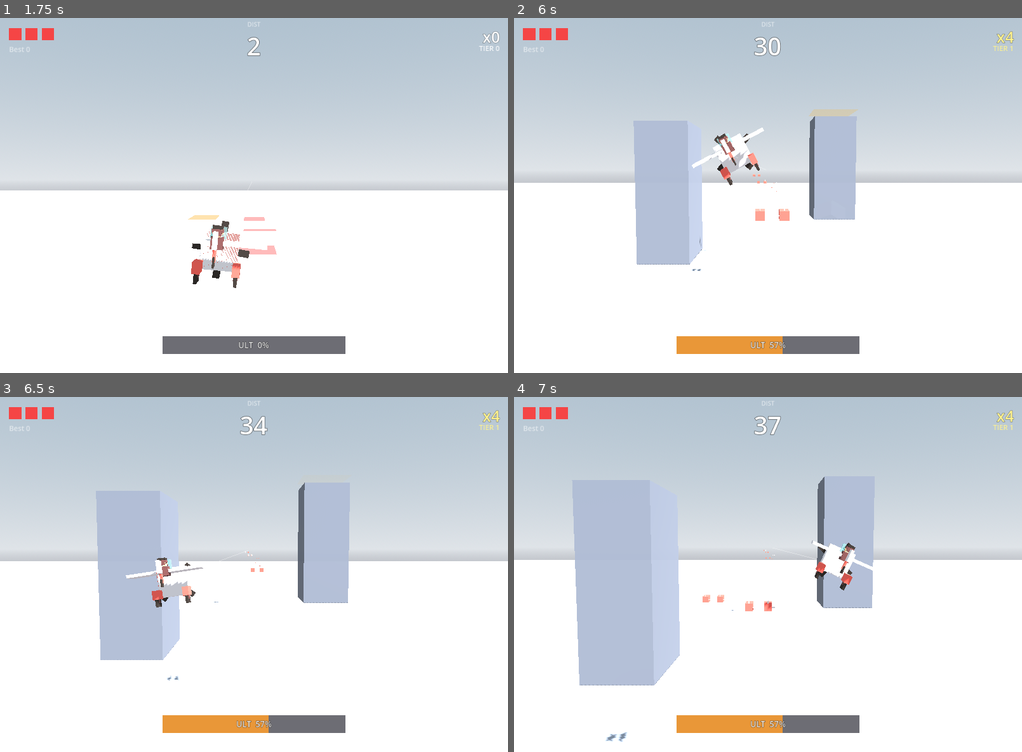
Above: before the commit, frames 1-4 (two rows, left to right).
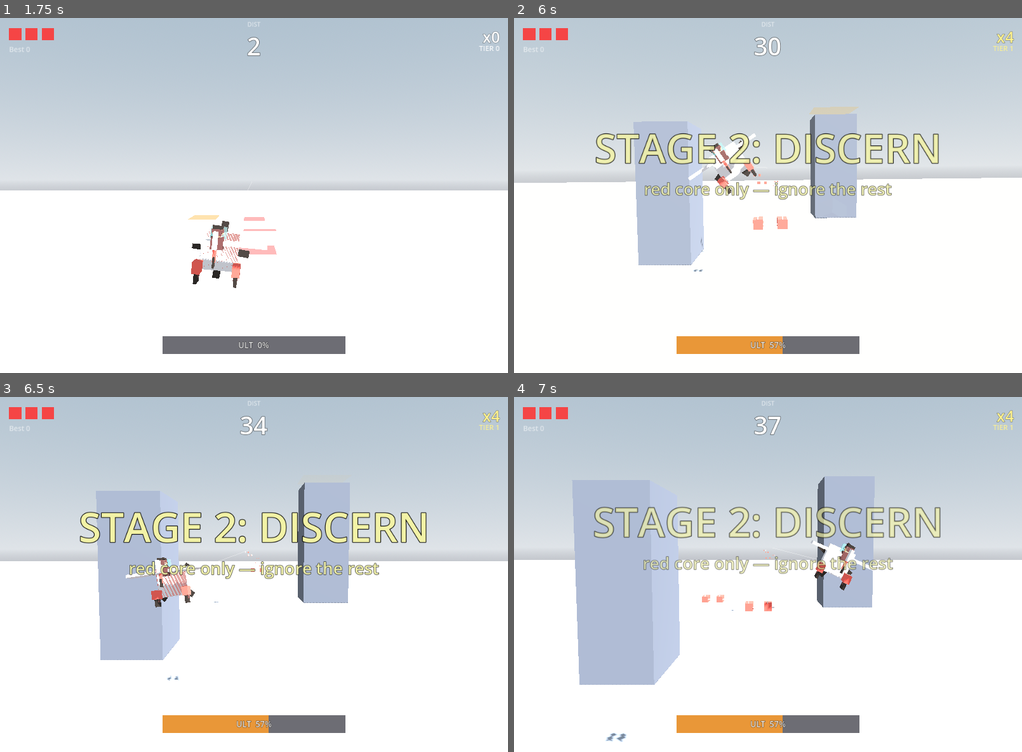
Above: after the commit, the same moments.

Repository: weathermanho/supercent
Game: Godot game, scene res://scenes/Main.tscn
Same seed, same stepped clock (60 frames per second), same inputs: the game is played once before the commit and once after it.
Inputs (mouse positions are in pixels of both pictures, inside the frame that each line leads up to):
- Up to frame 1 (1.75 s): tap Enter at 0.5, 1.25 s; move the mouse to (365, 177) at 0.52 s; hold Right mouse button (fire_missle) 0.53-1.25 s; click (365, 177) at 0.67 s; drag from (152, 213) to (228, 266) at 1.27 s
- Up to frame 2 (6 s): move the mouse to (818, 117) at 2.02 s; hold Right mouse button (fire_missle) 2.03-2.75 s; click (818, 117) at 2.17 s; drag from (742, 266) to (615, 142) at 2.77 s; move the mouse to (920, 248) at 3.52 s; hold Right mouse button (fire_missle) 3.53-4.25 s; click (920, 248) at 3.67 s; drag from (615, 142) to (691, 106) at 4.27 s; move the mouse to (793, 195) at 5.02 s; hold Right mouse button (fire_missle) 5.03-5.75 s; click (793, 195) at 5.17 s; drag from (691, 106) to (666, 213) at 5.77 s
- Up to frame 3 (6.5 s): no input
- Up to frame 4 (7 s): move the mouse to (879, 556) at 6.52 s; hold Right mouse button (fire_missle) from 6.53 s (still down); click (879, 556) at 6.67 s

Frame 1 is identical in both runs. In frame 2, 5.7% of the frame differs, in the area x 10-100%, y 25-72%; in frame 3, 4.0%; in frame 4, 3.9%.

Commit message:
feat(gameplay): 근접 회피 보너스 + 단계 셀러브레이션 + 전략적 기둥 배치
(A) Near-miss 보너스:
- Pillar.was_threat_ever 추적 (set_threat(true)에서 set).
- Pillar.near_miss_awarded 한 번만 awarding 보장.
- Main._move_pillars에서 기둥이 plane.x 지나가는 순간 검사:
  was_threat_ever && 아직 award 안 됨 → _on_near_miss.
- _on_near_miss: +1 combo + 콤보 위젯 펀치 + 작은 "+1" 틱 +
  "Close!" 모먼트 + ult 게이지 작게 충전.

(C) 단계 셀러브레이션:
- _on_stage_advance 모든 stage(2-5)에서 큰 모먼트 + 부제 + 색상 +
  카메라 펀치 + 플래시.
- Stage 2: "DISCERN" / 3: "REFLEX" / 4: "SKY" / 5: "CHAOS".

전략적 기둥 배치:
- _spawn_normal_cluster:
  * Gap을 plane.z에서 가장 먼 lane으로 → 좌우 이동 강제 (35% 확률
    한 칸 shift로 단조 방지).
  * Breakable을 인접 lane에 CLUSTER → 콤보 연쇄 + OVERCHARGE 풍부.
- _spawn_spike_line:
  * 첫 spike를 plane.z 반대 측면에, 이후 좌우 alternate → weave 유도.

LOS 안전망 + 도달 범위 강제는 그대로 유지.

Co-Authored-By: Claude Opus 4.7 <noreply@anthropic.com>

Diff:
--- a/godot_project/scripts/Main.gd
+++ b/godot_project/scripts/Main.gd
@@ -388,14 +388,40 @@
 	return i + 1
 
 
-## Fired once when the run crosses into a new stage. Stage 4 entry gets a
-## deliberate beat (camera kick + an immediate hanging colossus on a safe side
-## lane) so the FIRST ceiling pillar is an intentional moment, not just one
-## more piece of noise — preserving the "head-duck" reflex impact.
+## Fired once when the run crosses into a new stage. Every stage entry shows
+## a big "STAGE N: NAME" beat so the run feels like it's progressing through
+## acts, not just an endless treadmill. Stage 4 gets the extra ceiling-pillar
+## moment + camera kick on top.
 func _on_stage_advance(_old: int, new_stage: int) -> void:
+	var stage_names: Array = [
+		"",                  # stage 1 is the opening — no banner
+		"STAGE 2: DISCERN",
+		"STAGE 3: REFLEX",
+		"STAGE 4: SKY",
+		"STAGE 5: CHAOS",
+	]
+	var stage_subs: Array = [
+		"",
+		"red core only — ignore the rest",
+		"spikes incoming · stay sharp",
+		"watch the ceiling",
+		"survive · everything mixed",
+	]
+	var stage_colors: Array = [
+		Color(1, 1, 1, 1),
+		Color(0.95, 0.95, 0.65),
+		Color(1.0, 0.78, 0.35),
+		Color(0.75, 0.85, 1.0),
+		Color(1.0, 0.45, 0.30),
+	]
+	var idx: int = clampi(new_stage - 1, 0, stage_names.size() - 1)
+	if stage_names[idx] != "":
+		_show_moment(stage_names[idx], stage_colors[idx], 80, stage_subs[idx])
+		shaker.shake(GameConfig.shake_hit_intensity * 0.8, 0.18)
+		flash_overlay.flash(0.16, 0.20, false)
+
 	if new_stage == 4:
 		shaker.shake(GameConfig.shake_hit_intensity * 1.4, 0.35)
-		flash_overlay.flash(0.18, 0.18, false)
 		# Force-spawn the first ceiling moment: a side-lane hanging colossus,
 		# guaranteed not in the dodge lane so it reads as "wow" not as
 		# "unfair death". Player learns ceiling exists, ducks instinctively.
@@ -404,61 +430,70 @@
 		_spawn_pillar(PillarScript.Kind.COLOSSUS, false, SPAWN_X - 400.0, z, true)
 
 
-## A row of NORMAL pillars across z, deliberately leaving one open lane so the
-## formation is always passable. Lanes are trimmed to ±200 so they stay inside
-## the plane's reachable z. Breakables avoid lanes already blocked by an
-## existing unbreakable closer to the plane — they swap into a free lane or
-## demote to unbreakable so the player never sees a target they can't shoot.
+## A row of NORMAL pillars across z. STRATEGIC layout:
+##   1) Gap goes FAR from the plane's current z → forces lateral movement
+##      (otherwise the plane could fly through every wave without steering).
+##   2) Breakables CLUSTER in adjacent lanes → clean combo strings + bigger
+##      OVERCHARGE chain potential.
+##   3) Plus the existing LOS / reachability safety net.
 func _spawn_normal_cluster(count: int, allow_ceiling: bool = true) -> void:
 	var lanes: Array[float] = [-200.0, -120.0, -45.0, 45.0, 120.0, 200.0]
-	lanes.shuffle()
-	var open_lane: int = int(randf() * lanes.size())
+	var plane_z: float = airplane.position.z
+
+	# Pick the open lane FARTHEST from the plane (force the player to move). A
+	# 35% chance to shift by one slot adds variety so it's not always trivially
+	# predictable.
+	var gap_idx: int = 0
+	var best_dist: float = -1.0
+	for i in lanes.size():
+		var dz: float = absf(lanes[i] - plane_z)
+		if dz > best_dist:
+			best_dist = dz
+			gap_idx = i
+	if randf() < 0.35:
+		gap_idx = clampi(gap_idx + (1 if randf() < 0.5 else -1), 0, lanes.size() - 1)
+
+	# Collect remaining lanes in z order (left → right).
+	var available: Array = []
+	for i in lanes.size():
+		if i != gap_idx:
+			available.append(lanes[i])
+
+	# Cluster N breakables in CONSECUTIVE lanes so a single sweep destroys them
+	# all in a row → maximum combo flow + explosion chain feel.
+	var n_breakable: int = mini(int(round(float(count) * 0.55)), available.size() - 1)
+	n_breakable = maxi(n_breakable, 1)
+	var cluster_start: int = int(randf() * maxi(1, available.size() - n_breakable + 1))
+
 	var x_ref: float = SPAWN_X + 120.0
-	# Pre-classify the lanes we'll actually use into safe / blocked for a
-	# new BREAKABLE spawn (based on existing unbreakables in front).
-	var slots: Array = []
-	for i in mini(count, lanes.size()):
-		if i == open_lane:
-			continue
-		slots.append(lanes[i])
-	var safe_for_breakable: Array = []
-	var blocked: Array = []
-	for z in slots:
-		if _has_blocker_for_breakable_at(x_ref, z):
-			blocked.append(z)
-		else:
-			safe_for_breakable.append(z)
-	safe_for_breakable.shuffle()
-
-	for z in slots:
+	for i in mini(count, available.size()):
+		var z: float = available[i]
 		var x: float = SPAWN_X + randf() * 240.0
-		var want_breakable: bool = randf() < 0.55
-		# If we want a breakable but this lane is blocked, try to swap with a
-		# still-free safe lane. If none left, demote to unbreakable.
-		if want_breakable and z in blocked:
-			if safe_for_breakable.size() > 0:
-				z = safe_for_breakable.pop_back()
-				blocked.append(z) # consumed
-			else:
-				want_breakable = false
-		elif (not want_breakable) and z in safe_for_breakable:
-			# Reserve safe lanes for breakables when possible.
-			safe_for_breakable.erase(z)
+		var want_breakable: bool = (i >= cluster_start) and (i < cluster_start + n_breakable)
+		# LOS safety: if a breakable here would be masked by an existing
+		# unbreakable in front, demote to keep the cluster honest.
+		if want_breakable and _has_blocker_for_breakable_at(x_ref, z):
+			want_breakable = false
 		var from_ceiling: bool = allow_ceiling and randf() < 0.35
 		_spawn_pillar(PillarScript.Kind.NORMAL, want_breakable, x, z, from_ceiling)
 
 
+## Strategic spike line: alternates spikes on OPPOSITE sides of the plane's
+## current z lane → forces left/right weave. Same LOS safety as cluster.
 func _spawn_spike_line(count: int, allow_ceiling: bool = true) -> void:
+	var plane_z: float = airplane.position.z
 	for i in count:
-		var z: float = -190.0 + randf() * 380.0    # ±190 → inside plane reach
+		# Alternate left/right of plane each iteration. First spike on the side
+		# the plane is NOT currently on, so the player must immediately move.
+		var side: float = -1.0 if (i % 2 == 0) == (plane_z >= 0.0) else 1.0
+		var z: float = side * (60.0 + randf() * 130.0)   # 60..190 from centre
+		z = clampf(z, -190.0, 190.0)
 		var x: float = SPAWN_X + i * 220.0
 		var want_breakable: bool = randf() < 0.7
-		# Breakable spike: retry a few random z's to find a non-blocked one.
-		# If we can't, demote to unbreakable so the player isn't teased.
 		if want_breakable and _has_blocker_for_breakable_at(x, z):
 			var found := false
-			for attempt in 6:
-				var alt_z: float = -190.0 + randf() * 380.0
+			for attempt in 4:
+				var alt_z: float = -side * (60.0 + randf() * 130.0)
 				if not _has_blocker_for_breakable_at(x, alt_z):
 					z = alt_z
 					found = true
@@ -584,9 +619,30 @@
 			and airplane.position.y > pl.emerged_bottom_y - 26.0:
 				_on_crash(pl)
 
+		# Near-miss bonus — pillar that was a threat at some point during its
+		# flight has just passed the plane without colliding. Reward the skilled
+		# dodge with +1 combo bonus + "Close!" moment.
+		if alive and pl.was_threat_ever and not pl.near_miss_awarded \
+		and pl.global_position.x < airplane.position.x - pl.w * 0.5:
+			pl.near_miss_awarded = true
+			_on_near_miss(pl)
+
 		if not alive:
 			to_remove.append(i)
 	_cleanup(to_remove, _pillars)
+
+
+## Successful dodge of a previously-threatening pillar. Awards bonus combo +
+## a short "Close!" moment. Slight ult charge bump as well so a clean flying
+## run is meaningfully rewarded.
+func _on_near_miss(pl: Node3D) -> void:
+	GameConfig.register_core_hit()           # +1 combo (uses same machinery)
+	if GameConfig.combo > _max_combo_run:
+		_max_combo_run = GameConfig.combo
+	_bump_combo_widget()
+	_show_combo_tick()
+	_show_moment("Close!", Color(0.7, 1.0, 0.85), 44)
+	_add_ultimate_charge(GameConfig.ultimate_charge_per_kill * 0.4)
 
 
 func _on_crash(pl: Node3D) -> void:
--- a/godot_project/scripts/Pillar.gd
+++ b/godot_project/scripts/Pillar.gd
@@ -64,6 +64,11 @@
 var _edges: Array = []
 var _edge_mat: StandardMaterial3D
 var _is_threat: bool = false
+## True at any point during the pillar's flight it was flagged as a threat.
+## Used by Main to award a near-miss bonus when the pillar passes the plane
+## without colliding (i.e. the player successfully dodged the danger).
+var was_threat_ever: bool = false
+var near_miss_awarded: bool = false
 
 # Cached for Main's collision query: current world-y of the emerged top and
 # bottom (handles both ground-up and ceiling-down orientations).
@@ -143,7 +148,7 @@
 	# through. Edges are drawn separately with no_depth_test for the
 	# wireframe threat overlay.
 	var body_color: Color = Color8(134, 126, 118) if breakable else Color8(94, 97, 104)
-	_body = BoxFactory.make_transparent_box(w, h, d, body_color, 0.95)
+	_body = BoxFactory.make_transparent_box(w, h, d, body_color, 1.0)
 	_body.visible = false
 	add_child(_body)
 
@@ -302,6 +307,7 @@
 		return    # no-op, avoid re-walking _edges every frame
 	_is_threat = threat
 	if threat:
+		was_threat_ever = true
 		_edge_mat.emission_enabled = true
 		_edge_mat.emission = Color(1.0, 0.25, 0.20)
 		_edge_mat.albedo_color = Color(1.0, 0.55, 0.45)
